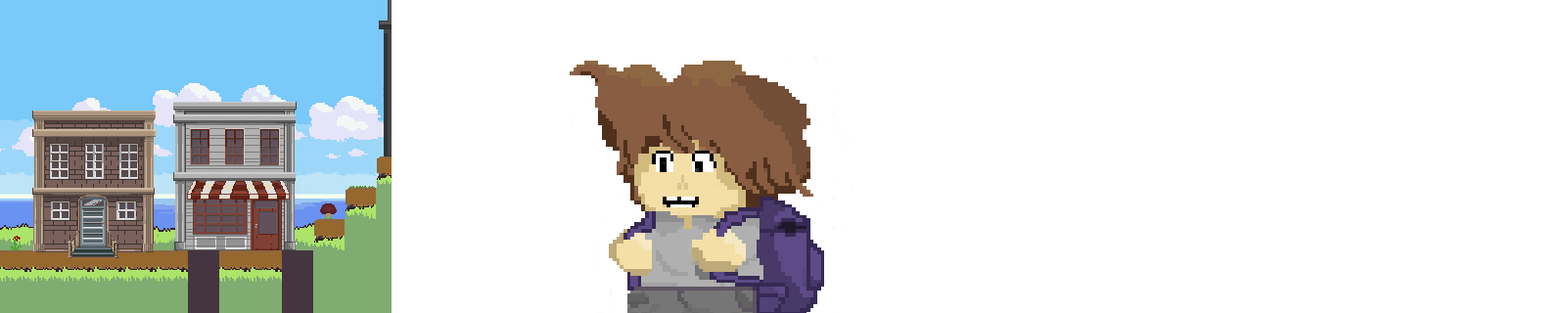
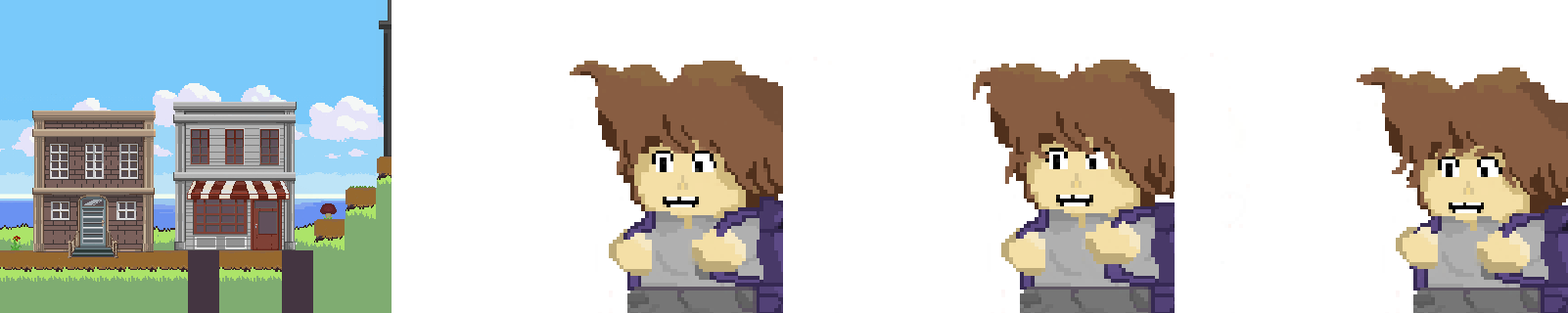
The second 1568 × 313 image is a revision of the first. Changes to its layers:
painted on "NORMAL" over [783, 86, 854, 313]
added layer "Capa 2" above "Capa 1" over [1356, 64, 1568, 313]
added layer "Capa 1" above "Capa 0" over [972, 52, 1250, 313]
